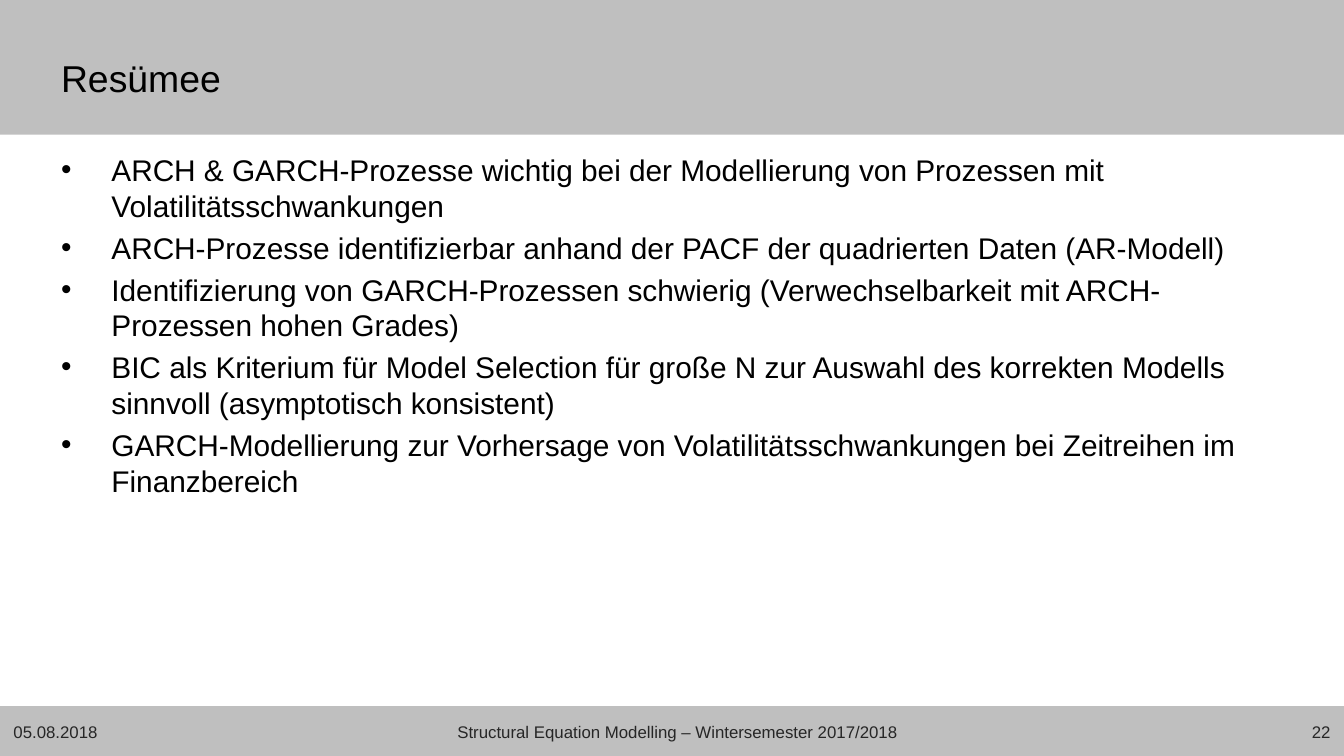
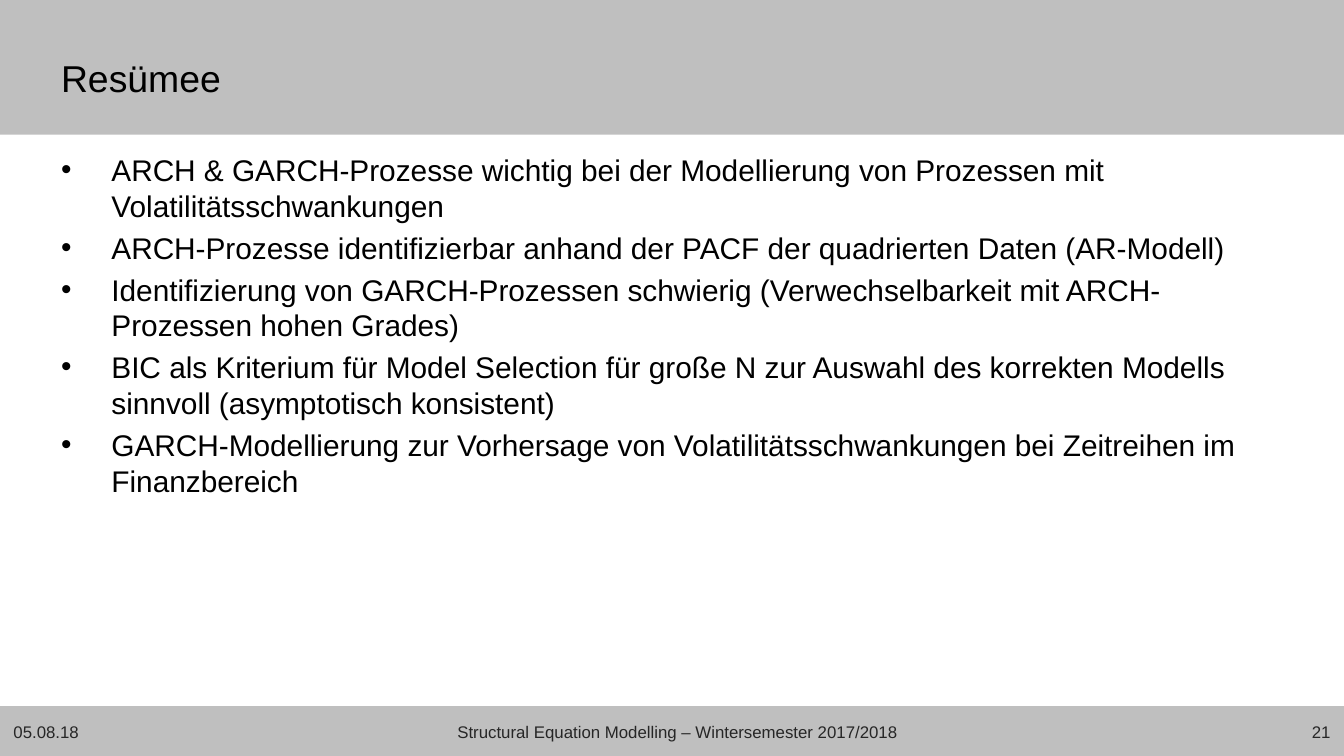
Before and after one commit to Janis90/time-series-anaysis, a slide deck: slide 21 of presentation/tsa_presentation_final.pptx (slide 22 before the commit). Drawn at 1344x756 pixels with LibreOffice and Linux fonts; fonts in the diff are those of the drawing; background and template pictures are left out. Boxes give left, top, right and bottom in pixels: in the first picture for what was removed or moved away, otherwise in the second. Text is boxed around its words. In the diff, an @@ line names an element or a change of style, - is before the commit and + after.

```diff
--- a/presentation/tsa_presentation_final.pptx
+++ b/presentation/tsa_presentation_final.pptx
@@ text at [13, 726, 78, 738]: text changed @@
-05.08.2018
+05.08.18
@@ page number at [1312, 726, 1331, 738]: text changed @@
-22
+21
```
Also in this commit, not shown: 21 other slides changed, 1 slide removed, 1 other file.
